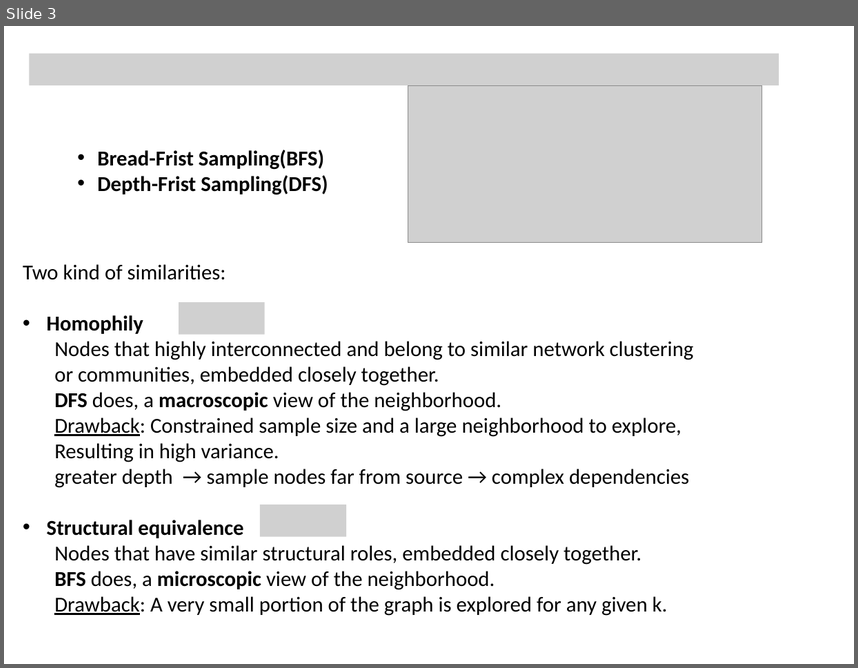
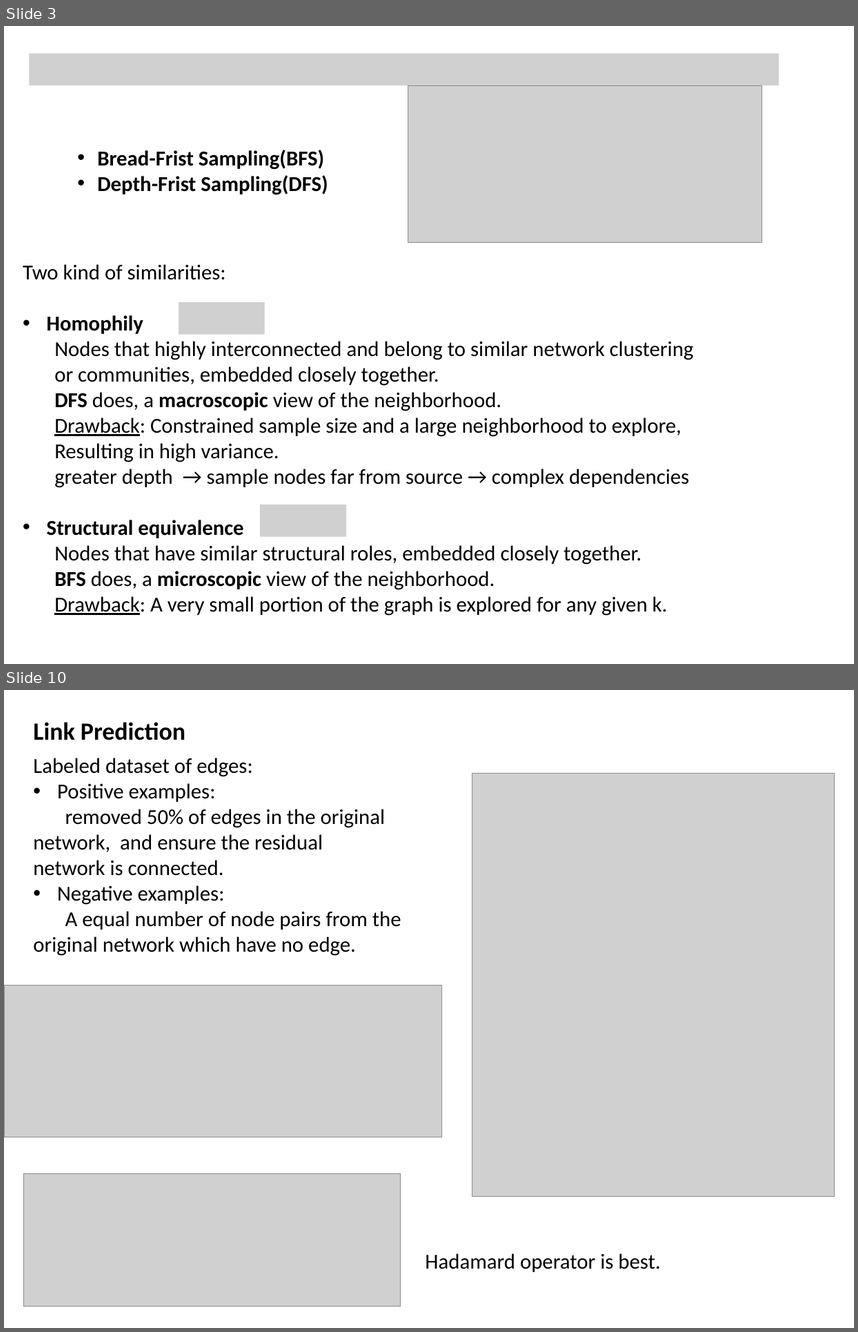
Before and after one commit to Tigerrr07/GNN-tiger, a slide deck: 2_node2vec/node2vec.pptx. Shown one above the other, each under a label of ours: slide 3 before the commit, slides 3 and 10 after it; the slides between them are not shown. The pictures are 858x668 and 858x1332 pixels, drawn with LibreOffice and Linux fonts; fonts in the diff are those of the drawing; grey boxes stand for pictures. Boxes give left, top, right and bottom in pixels: in the first picture for what was removed or moved away, otherwise in the second. Text is boxed around its words. In the diff, an @@ line names an element or a change of style, - is before the commit and + after.

Commit message:
node2vec ppt done.

```diff
--- a/2_node2vec/node2vec.pptx
+++ b/2_node2vec/node2vec.pptx
@@ slide 10 added at (x1=4, y1=690, x2=854, y2=1328), background #FFFFFF @@
@@ text added at (x1=33, y1=722, x2=185, y2=740), 28 pt, text #000000, bold @@
+Link Prediction
@@ text added at (x1=33, y1=758, x2=401, y2=956), 24 pt, text #000000 @@
+Labeled dataset of edges:
+• Positive examples:
+removed 50% of edges in the original network, and ensure the residual network is connected.
+• Negative examples:
+A equal number of node pairs from the original network which have no edge.
@@ picture added at (x1=472, y1=773, x2=834, y2=1196) @@
@@ picture added at (x1=4, y1=985, x2=442, y2=1137) @@
@@ picture added at (x1=24, y1=1174, x2=401, y2=1306) @@
@@ text added at (x1=425, y1=1253, x2=660, y2=1272), 24 pt, text #000000 @@
+Hadamard operator is best.
```
Also in this commit, not shown: 1 slide changed, 4 other slides added, 1 other file.
